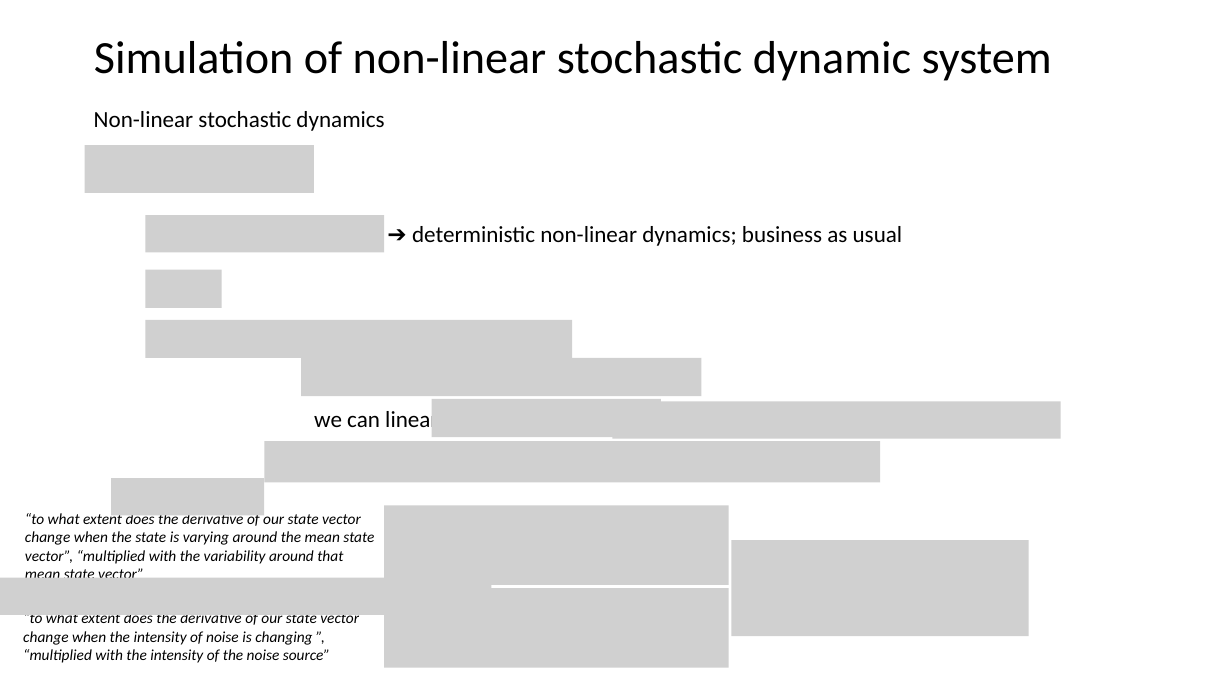
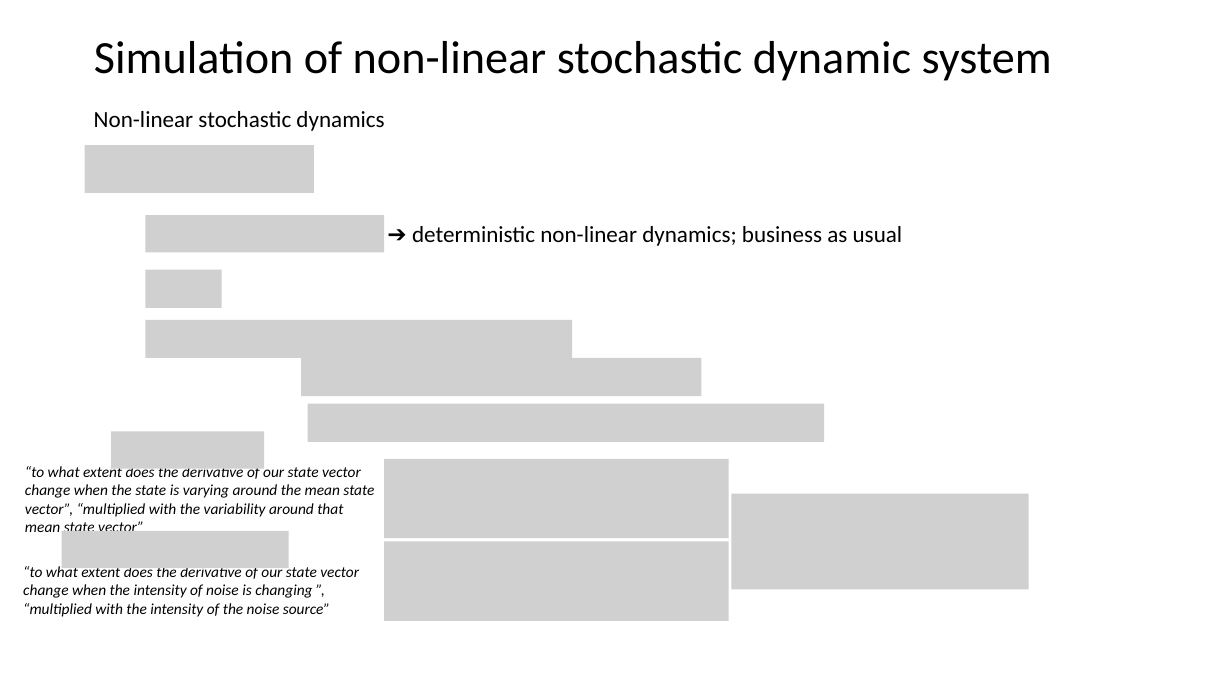
Before and after one commit to tomvanwouwe1992/StochasticOptimalControl_Meetings, a slide deck: slide 3 of Meeting_2/Slides_Meeting_2.pptx. Drawn at 1232x693 pixels with LibreOffice and Linux fonts; fonts in the diff are those of the drawing; grey boxes stand for pictures. Boxes give left, top, right and bottom in pixels: in the first picture for what was removed or moved away, otherwise in the second. Text is boxed around its words. In the diff, an @@ line names an element or a change of style, - is before the commit and + after.

```diff
--- a/Meeting_2/Slides_Meeting_2.pptx
+++ b/Meeting_2/Slides_Meeting_2.pptx
@@ picture added at box(308, 404, 824, 442) @@
@@ text removed at box(314, 408, 464, 434) @@
-we can linearize
@@ picture removed at box(432, 399, 661, 437) @@
@@ picture removed at box(613, 401, 1061, 438) @@
@@ picture added at box(111, 432, 264, 469) @@
@@ picture removed at box(264, 441, 881, 482) @@
@@ text "“to what extent does the ...": place and size @@
-text "“to what extent does the ..." at box(25, 510, 374, 578)
+text "“to what extent does the ..." at box(25, 464, 374, 532)
@@ picture removed at box(111, 478, 264, 515) @@
@@ picture added at box(62, 531, 289, 568) @@
@@ 3 pictures, 1 text: place and size @@
-3 pictures, 1 text at box(23, 506, 1030, 668)
+3 pictures, 1 text at box(23, 459, 1030, 621)
@@ picture removed at box(0, 578, 492, 615) @@
```
Also in this commit, not shown: 38 other files.
